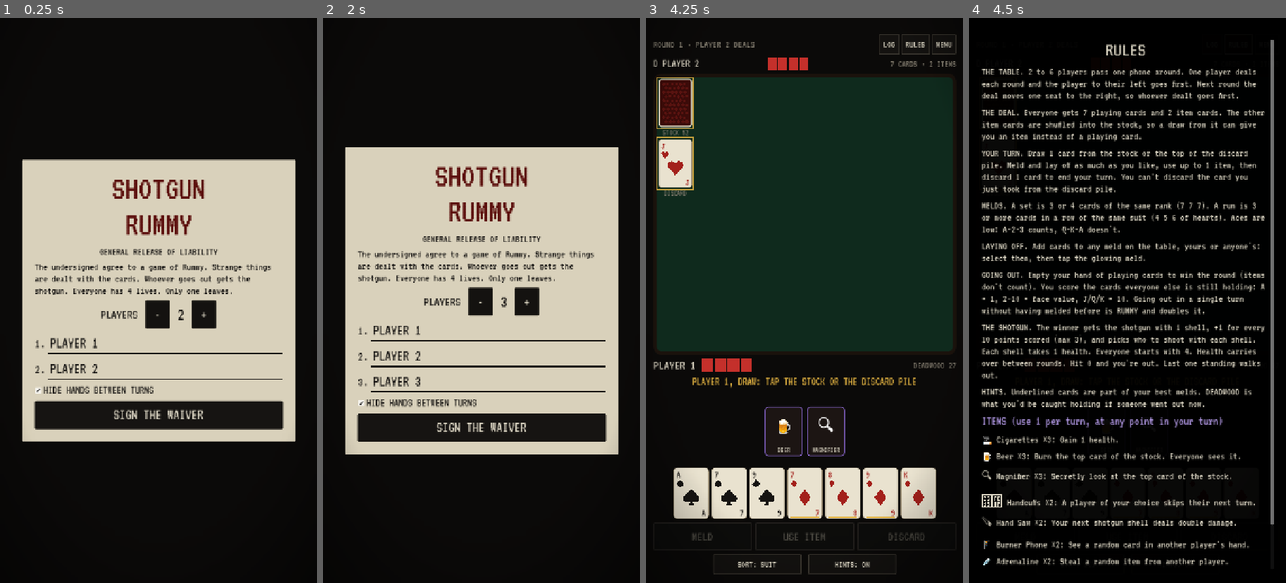
Above: before the commit, frames 1-4 (left to right).
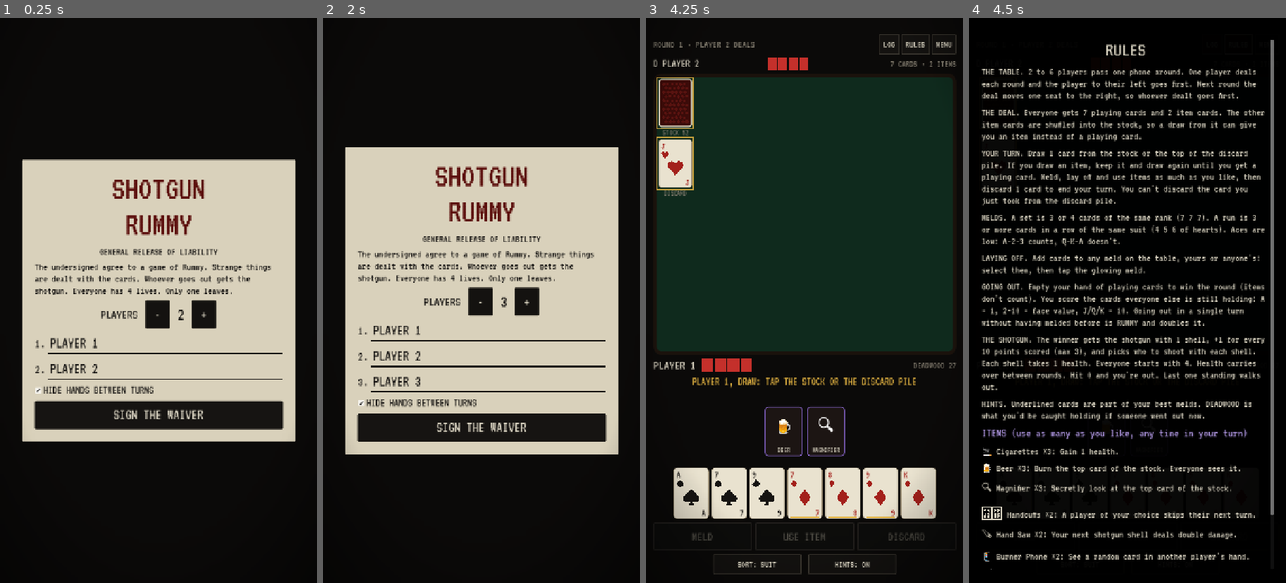
Above: after the commit, the same moments.

Repository: Domnish420/ShotGunRummy
Game: Godot game, scene res://scenes/main.tscn
Same seed, same stepped clock (60 frames per second), same inputs: the game is played once before the commit and once after it.
Inputs:
- Up to frame 1 (0.25 s): no input
- Up to frame 2 (2 s): click "-" at 0.5 s; click "+" at 1.25 s
- Up to frame 3 (4.25 s): click "-" at 2 s; click "HIDE HANDS BETWEEN TURNS" at 2.75 s; click "SIGN THE WAIVER" at 3.5 s
- Up to frame 4 (4.5 s): click "RULES" at 4.25 s

Frames 1-3 are identical in both runs. In frame 4, 18% of the frame differs, in the area x 4-97%, y 25-98%.

Commit message:
Use any number of items per turn; keep drawing past items
- No item limit: use as many as you like, any time in your turn
- Drawing an item from the stock keeps it and draws again until a playing
  card comes up; each item drawn is shown to that player in turn
- The log says how many items someone drew
- Smoke test: higher step limit and a state dump if it ever stalls

Co-Authored-By: Claude Opus 5.5 <noreply@anthropic.com>
Claude-Session: https://claude.ai/code/session_015nnBoRhSXVPJ4niPdnQtii

Diff:
--- a/scripts/core/game.gd
+++ b/scripts/core/game.gd
@@ -15,7 +15,9 @@
 ##    (3-4 of a kind) and runs (3+ in a row, same suit), lay off onto any meld on
 ##    the table, then discard 1 card. You can't discard the card you just took
 ##    from the discard pile.
-##  - You may also use 1 item per turn, at any point in your turn.
+##  - Drawing an item from the stock: keep it and draw again, until you get a
+##    playing card.
+##  - Use as many items as you like, at any point in your turn.
 ##  - Empty your hand of playing cards to win the round (items don't count). You score the cards left in everyone
 ##    else's hand: A = 1, 2-10 = face value, J/Q/K = 10. Going out in one turn
 ##    without having melded before ("rummy") doubles it.
@@ -63,7 +65,7 @@
 	"items_dealt": 2,
 	"items_in_stock": true,
 	"max_hp": 4,
-	"items_per_turn": 1,
+	"items_per_turn": 0, # 0 = no limit
 	"rummy_bonus": true,
 	"max_reshuffles": 3,
 	"max_shells": 3,
@@ -284,19 +286,24 @@
 	var err := _guard(seat, "draw")
 	if err != "":
 		return _fail(err)
-	if stock.is_empty() and not _reshuffle_stock():
-		_end_round(-1, "The deck ran dry.")
-		return _ok({"round_over": true})
-	var card: Dictionary = stock.pop_back()
-	var is_item := card.has("item")
-	if is_item:
-		current().items.append(card)
-	else:
+	# items you draw are yours to keep, and you draw again until you get a
+	# playing card
+	var items_drawn := []
+	while true:
+		if stock.is_empty() and not _reshuffle_stock():
+			_end_round(-1, "The deck ran dry.")
+			return _ok({"round_over": true, "items_drawn": items_drawn})
+		var card: Dictionary = stock.pop_back()
+		if card.has("item"):
+			current().items.append(card)
+			items_drawn.append(card)
+			continue
 		current().hand.append(card)
-	phase = "play"
-	# what was drawn stays secret, even whether it was an item
-	_emit("draw", {"seat": seat, "source": "stock"})
-	return _ok({"card": card, "item": is_item})
+		phase = "play"
+		# what was drawn stays secret; everyone can see how many items you got
+		_emit("draw", {"seat": seat, "source": "stock", "items": items_drawn.size()})
+		return _ok({"card": card, "items_drawn": items_drawn})
+	return _fail("unreachable")
 
 
 func draw_discard(seat: int) -> Dictionary:
@@ -486,7 +493,8 @@
 	var card := find_item(seat, item_card_id)
 	if card.is_empty():
 		return "That item isn't yours."
-	if items_used_this_turn >= int(options["items_per_turn"]):
+	var limit := int(options["items_per_turn"])
+	if limit > 0 and items_used_this_turn >= limit:
 		return "You've already used an item this turn."
 	var item_id: String = card["item"]
 	var p: Player = players[seat]
--- a/scripts/core/items.gd
+++ b/scripts/core/items.gd
@@ -3,8 +3,9 @@
 ##
 ## Every player is dealt 2 items at the start of each round, and the rest are
 ## shuffled into the stock, so a draw can give you an item instead of a playing
-## card. Unused items go back at the end of the round. You can use 1 item per
-## turn, at any point in your turn. Items never count as deadwood and you don't
+## card. Draw an item and you keep it and draw again, until you get a playing
+## card. Unused items go back at the end of the round. Use as many items as you
+## like, at any point in your turn. Items never count as deadwood and you don't
 ## need to get rid of them to go out.
 ##
 ## An item card is a Dictionary: { "id": "I-beer-2", "item": "beer" }.
--- a/scripts/ui/main.gd
+++ b/scripts/ui/main.gd
@@ -334,7 +334,11 @@
 			if d["source"] == "discard":
 				_log("%s takes %s from the discard pile." % [_name(d["seat"]), Cards.card_name(d["card"])])
 			else:
-				_log("%s draws from the stock." % _name(d["seat"]))
+				var n: int = d.get("items", 0)
+				if n == 0:
+					_log("%s draws from the stock." % _name(d["seat"]))
+				else:
+					_log("%s draws %d item%s from the stock, then a card." % [_name(d["seat"]), n, "" if n == 1 else "s"])
 		"meld":
 			_log("%s melds %s." % [_name(d["seat"]), Cards.cards_text(d["meld"]["cards"])])
 		"layoff":
@@ -632,7 +636,7 @@
 	if game.phase == "draw":
 		return "%s, DRAW: TAP THE STOCK OR THE DISCARD PILE" % _name(seat)
 	if sel_cards.is_empty():
-		return "MELD, LAY OFF, USE AN ITEM, THEN DISCARD 1 CARD"
+		return "MELD, LAY OFF, USE ITEMS, THEN DISCARD 1 CARD"
 	if valid_meld:
 		return "VALID MELD. PRESS MELD"
 	for m in game.melds:
@@ -682,11 +686,23 @@
 	var res := game.draw_stock(game.turn)
 	if not _handle(res):
 		return
-	if res.get("item", false):
-		_refresh()
-		_show_reveal("YOU DREW AN ITEM", res["card"], Items.def(res["card"]["item"])["text"], _after_action)
-		return
-	_after_action()
+	var drawn: Array = res.get("items_drawn", [])
+	if drawn.is_empty():
+		_after_action()
+		return
+	_refresh()
+	_show_drawn_items(drawn, 0)
+
+
+## Shows each item pulled from the stock, one after another.
+func _show_drawn_items(drawn: Array, i: int) -> void:
+	if i >= drawn.size():
+		_after_action()
+		return
+	var item: Dictionary = drawn[i]
+	var title := "YOU DREW AN ITEM" if drawn.size() == 1 else "ITEM %d OF %d" % [i + 1, drawn.size()]
+	var text := "%s Keep it and draw again until you get a playing card." % Items.def(item["item"])["text"]
+	_show_reveal(title, item, text, _show_drawn_items.bind(drawn, i + 1))
 
 
 func _draw_discard() -> void:
@@ -1008,7 +1024,7 @@
 	var lines := [
 		"THE TABLE. 2 to 6 players pass one phone around. One player deals each round and the player to their left goes first. Next round the deal moves one seat to the right, so whoever dealt goes first.",
 		"THE DEAL. Everyone gets 7 playing cards and 2 item cards. The other item cards are shuffled into the stock, so a draw from it can give you an item instead of a playing card.",
-		"YOUR TURN. Draw 1 card from the stock or the top of the discard pile. Meld and lay off as much as you like, use up to 1 item, then discard 1 card to end your turn. You can't discard the card you just took from the discard pile.",
+		"YOUR TURN. Draw 1 card from the stock or the top of the discard pile. If you draw an item, keep it and draw again until you get a playing card. Meld, lay off and use items as much as you like, then discard 1 card to end your turn. You can't discard the card you just took from the discard pile.",
 		"MELDS. A set is 3 or 4 cards of the same rank (7 7 7). A run is 3 or more cards in a row of the same suit (4 5 6 of hearts). Aces are low: A-2-3 counts, Q-K-A doesn't.",
 		"LAYING OFF. Add cards to any meld on the table, yours or anyone's: select them, then tap the glowing meld.",
 		"GOING OUT. Empty your hand of playing cards to win the round (items don't count). You score the cards everyone else is still holding: A = 1, 2-10 = face value, J/Q/K = 10. Going out in a single turn without having melded before is RUMMY and doubles it.",
@@ -1017,7 +1033,7 @@
 	]
 	for line in lines:
 		box.add_child(_label(line, 24, Palette.INK))
-	box.add_child(_label("ITEMS (use 1 per turn, at any point in your turn)", 28, Palette.PURPLE.lightened(0.3)))
+	box.add_child(_label("ITEMS (use as many as you like, any time in your turn)", 28, Palette.PURPLE.lightened(0.3)))
 	for id in Items.DEFS:
 		var d: Dictionary = Items.DEFS[id]
 		box.add_child(_label("%s %s ×%d: %s" % [d["icon"], d["name"], d["copies"], d["text"]], 24, Palette.INK))
--- a/tests/test_runner.gd
+++ b/tests/test_runner.gd
@@ -16,7 +16,7 @@
 	for t in [
 		"test_deck", "test_points", "test_sets", "test_runs", "test_lay_off", "test_best_partition",
 		"test_deal", "test_drawing_an_item", "test_beer_can_burn_an_item", "test_dealer_rotation", "test_turn_guards", "test_discard_pickup_rule",
-		"test_one_item_per_turn", "test_handcuffs", "test_items_need_targets", "test_magnifier_and_beer",
+		"test_many_items_per_turn", "test_handcuffs", "test_items_need_targets", "test_magnifier_and_beer",
 		"test_adrenaline", "test_going_out_scores_everyone", "test_shotgun_and_elimination",
 		"test_bot_matches",
 	]:
@@ -113,16 +113,19 @@
 
 func test_drawing_an_item() -> void:
 	var g := new_game(2)
-	var item := {"id": "I-beer-99", "item": "beer"}
-	g.stock.append(item)
+	var card := Cards.parse("KD")
+	var beer := {"id": "I-beer-99", "item": "beer"}
+	var saw := {"id": "I-saw-99", "item": "saw"}
+	g.stock.append(card)
+	g.stock.append(saw)
+	g.stock.append(beer)
 	var hand_before: int = g.players[0].hand.size()
 	var r := g.draw_stock(0)
-	check(r["ok"] and r["item"], "drew an item")
-	check(g.players[0].items.has(item), "it goes with your items")
-	check(g.players[0].hand.size() == hand_before, "not into your hand")
-	check(g.phase == "play", "you still discard to end the turn")
-	check(g.discard(0, g.players[0].hand[0]["id"])["ok"], "discard ends the turn")
-	check(g.turn == 1, "next player")
+	check(r["ok"] and r["items_drawn"].size() == 2, "drew two items")
+	check(r["card"] == card, "kept drawing until a playing card")
+	check(g.players[0].items.has(beer) and g.players[0].items.has(saw), "items go with your items")
+	check(g.players[0].hand.size() == hand_before + 1, "the playing card goes in your hand")
+	check(g.phase == "play", "then you discard to end the turn")
 
 
 func test_beer_can_burn_an_item() -> void:
@@ -171,15 +174,17 @@
 	return id
 
 
-func test_one_item_per_turn() -> void:
+func test_many_items_per_turn() -> void:
 	var g := new_game(2)
 	g.players[0].hp = 2
 	var a := _give_item(g, 0, "cigarettes", 8)
 	var b := _give_item(g, 0, "cigarettes", 9)
 	check(g.use_item(0, a)["ok"], "use before drawing")
-	check(g.players[0].hp == 3, "+1 health")
-	check(not g.use_item(0, b)["ok"], "second item is blocked")
+	check(g.use_item(0, b)["ok"], "and another")
+	check(g.players[0].hp == 4, "+2 health")
 	check(g.phase == "draw", "still need to draw")
+	g.draw_stock(0)
+	check(g.use_item(0, _give_item(g, 0, "magnifier"))["ok"], "and after drawing")
 
 
 func test_handcuffs() -> void:
@@ -209,7 +214,6 @@
 	var top: Dictionary = g.stock.back()
 	var r := g.use_item(0, _give_item(g, 0, "magnifier"))
 	check(r["reveal"] == top and r["private"], "magnifier peeks privately")
-	g.items_used_this_turn = 0
 	r = g.use_item(0, _give_item(g, 0, "beer"))
 	check(r["reveal"] == top and not r["private"], "beer burns it publicly")
 	check(g.stock.back() != top, "it's gone")
--- a/tests/ui_smoke.gd
+++ b/tests/ui_smoke.gd
@@ -70,7 +70,7 @@
 
 	var steps := 0
 	var used_item := false
-	while steps < 3000:
+	while steps < 20000:
 		steps += 1
 		await _frames(1)
 		var game = main.game
@@ -147,5 +147,6 @@
 				await _shot("03c_table_with_melds")
 			main.selected = [Bot.choose_discard(game, seat)]
 			main._discard_selected()
-	push_error("smoke test did not finish")
+	var g = main.game
+	push_error("smoke test did not finish: round %d, phase %s, turn %d, overlay %d [%s], status '%s'" % [g.round_num, g.phase, g.turn, main.overlay_layer.get_child_count(), _overlay_text(), main.status_label.text])
 	quit(1)
Not shown, changed: README.md
